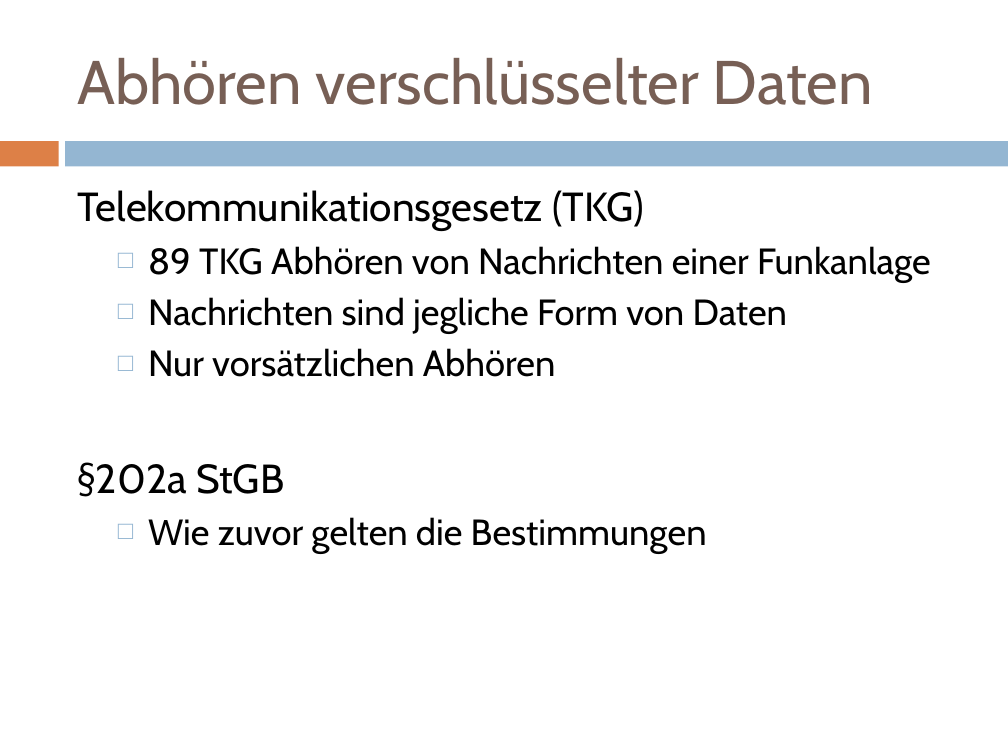
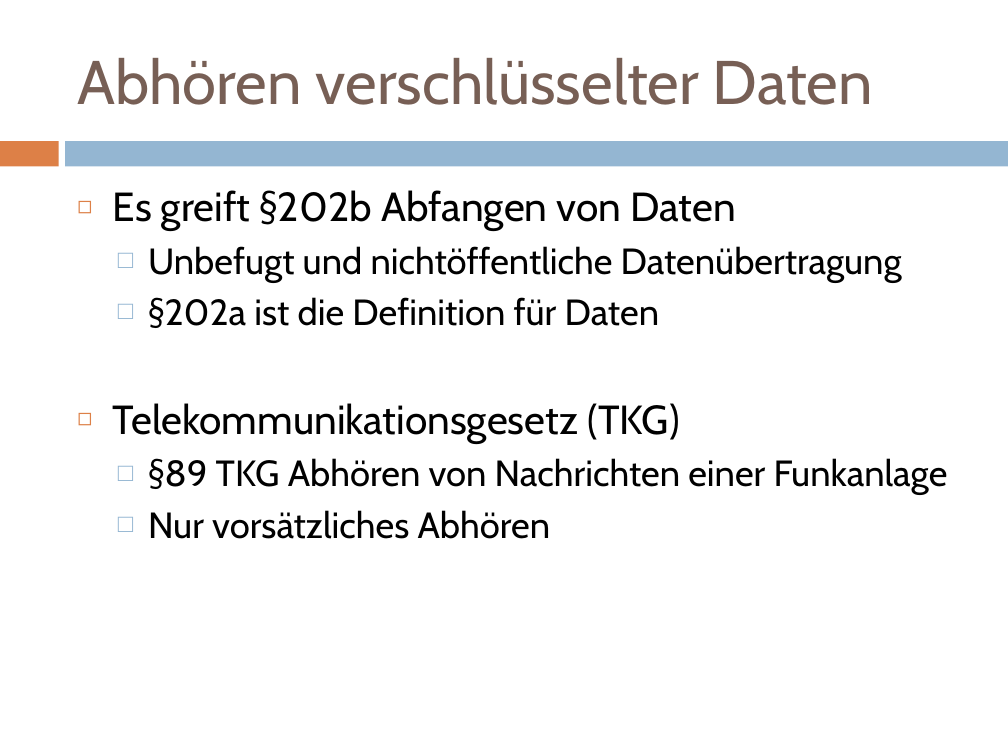
Before and after one commit to doctordebug/Hackerpraktikum, a slide deck: slide 22 of Präsentationen/PT1.pptx (slide 26 before the commit). Drawn at 1008x756 pixels with LibreOffice and Linux fonts; fonts in the diff are those of the drawing. Boxes give left, top, right and bottom in pixels: in the first picture for what was removed or moved away, otherwise in the second. Text is boxed around its words. In the diff, an @@ line names an element or a change of style, - is before the commit and + after.

Commit message:
presentations

```diff
--- a/Präsentationen/PT1.pptx
+++ b/Präsentationen/PT1.pptx
@@ text at <box>113,190,902,328</box>: paragraphs added @@
+◻ Es greift §202b Abfangen von Daten
+  □ Unbefugt und nichtöffentliche Datenübertragung
+  □ §202a ist die Definition für Daten
@@ text at <box>113,403,679,443</box>: bullet none to ◻ @@
@@ text at <box>148,458,948,539</box>: text changed @@
-  □ 89 TKG Abhören von Nachrichten einer Funkanlage
-  □ Nachrichten sind jegliche Form von Daten
-  □ Nur vorsätzlichen Abhören
-§202a StGB
-  □ Wie zuvor gelten die Bestimmungen
+  □ §89 TKG Abhören von Nachrichten einer Funkanlage
+  □ Nur vorsätzliches Abhören
```
Also in this commit, not shown: 4 other slides changed, 4 slides removed, 3 other files.
